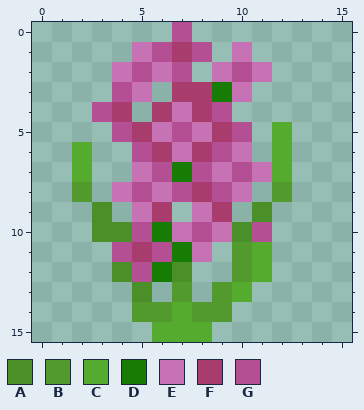
One commit to this pixel-art sprite: .mcreator/modElementThumbnails/PinkHyacinth.png. Above: the version before the commit.
The file is 32x32 pixels, drawn in blocks of 2x2; one block is one cell here.
Palette (. is transparent): A #4a8f28  B #529a2e  C #55ab2d  D #177c04  E #c772b4  F #a83c6d  G #b54f93
After:
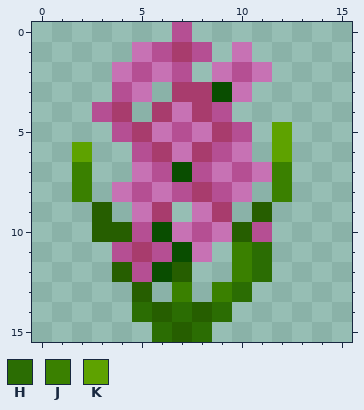
Colours new in this view: H #2b6d03  J #3a8000  K #5ea200
The edit:
colour A: #4a8f28 -> #265e00
colour D: #177c04 -> #094d00
y 5: x 12 C -> K
y 6: x 2 C -> K; x 12 C -> K
y 7: x 2 C -> J; x 12 C -> J
y 8: x 2 B -> J; x 12 B -> J
y 11..12: x 10..11 BC -> JH
y 13: x 7 B -> J; x 9..10 BC -> JH
y 14: x 5..9 BBCBB -> HAHAH
y 15: x 6..8 CCC -> HAH
Where, in picture pixels (left, top, right, bottom), the same in both pictures:
changed: (72, 82, 292, 342)
